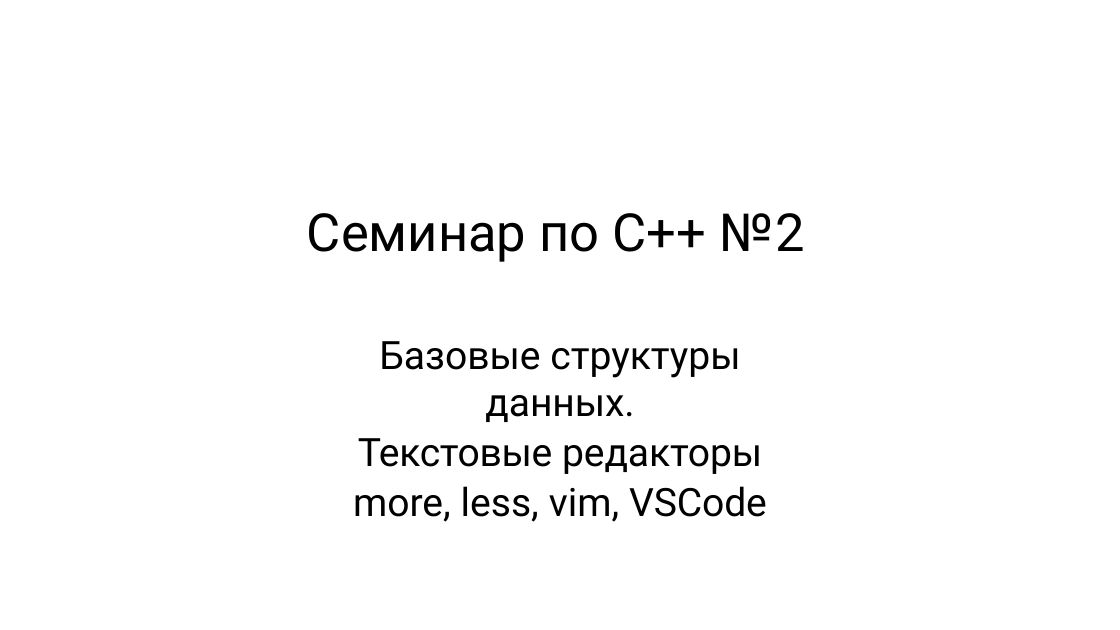
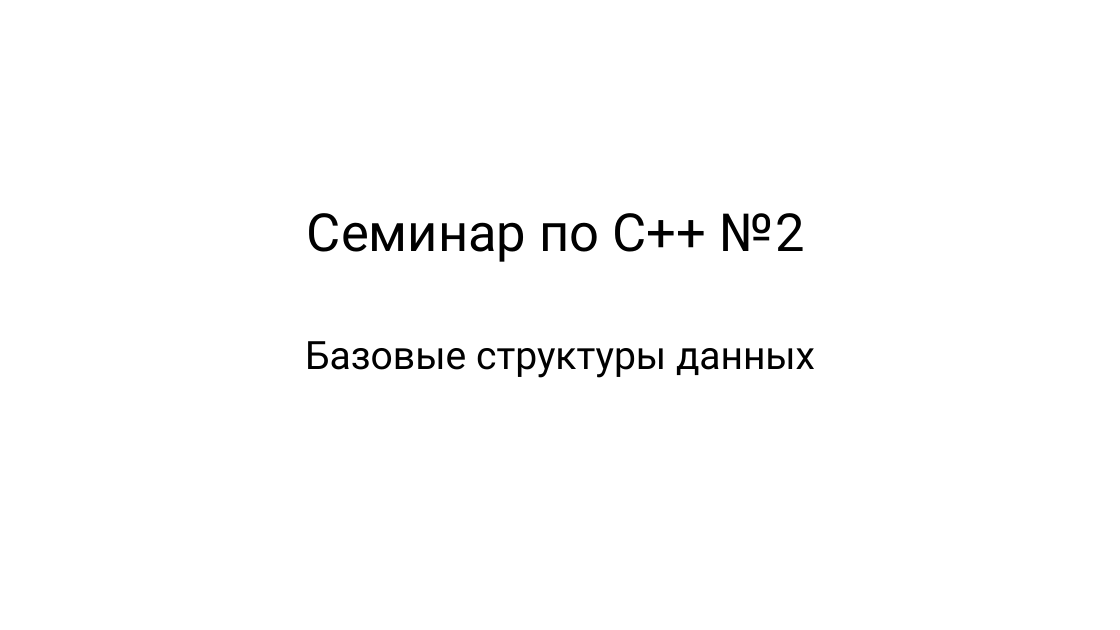
Before and after one commit to kostya2709/C_Plus_Plus_seminars, a slide deck: slide 1 of fall/sem_2_basics/presentations/Семинар_2_basics.pptx. Drawn at 1120x630 pixels with LibreOffice and Linux fonts; fonts in the diff are those of the drawing. Boxes give left, top, right and bottom in pixels: in the first picture for what was removed or moved away, otherwise in the second. Text is boxed around its words. In the diff, an @@ line names an element or a change of style, - is before the commit and + after.

```diff
--- a/fall/sem_2_basics/presentations/Семинар_2_basics.pptx
+++ b/fall/sem_2_basics/presentations/Семинар_2_basics.pptx
@@ text at (x1=305, y1=341, x2=815, y2=378): text changed @@
-Базовые структуры данных.
-Текстовые редакторы
-more, less, vim, VSCode
+Базовые структуры данных
```
Also in this commit, not shown: 15 slides removed, 1 other file.
